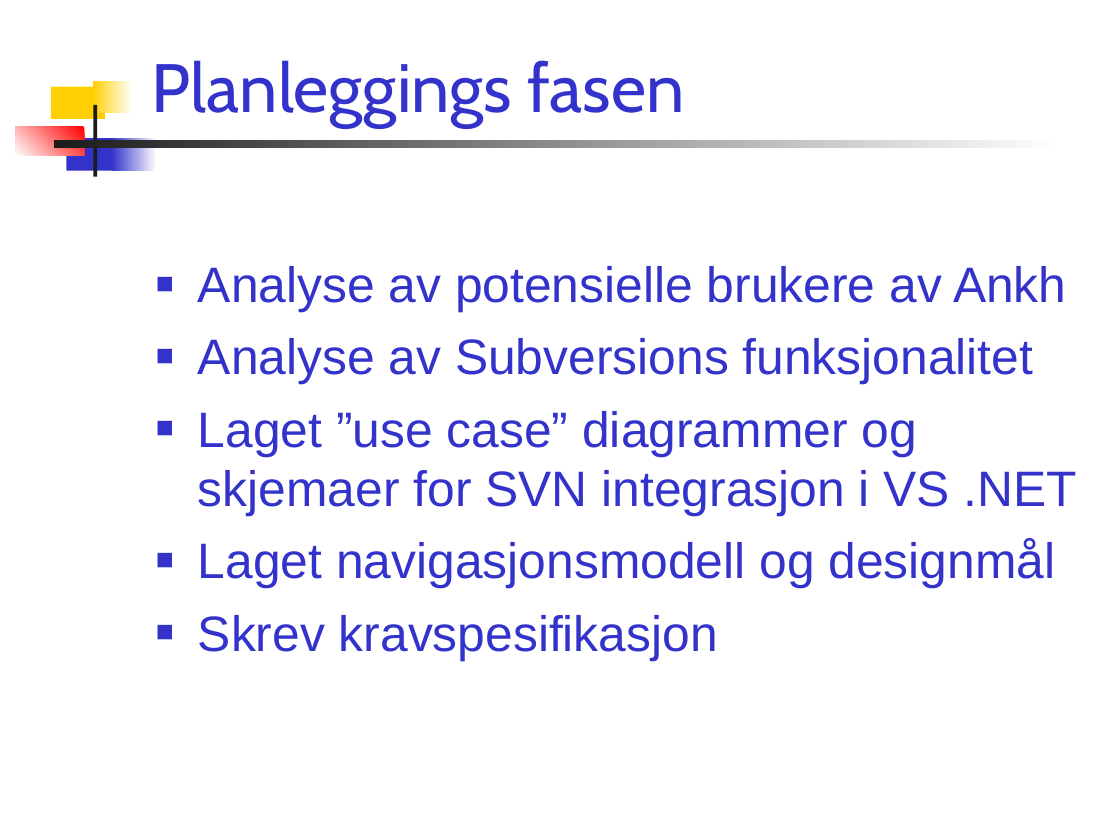
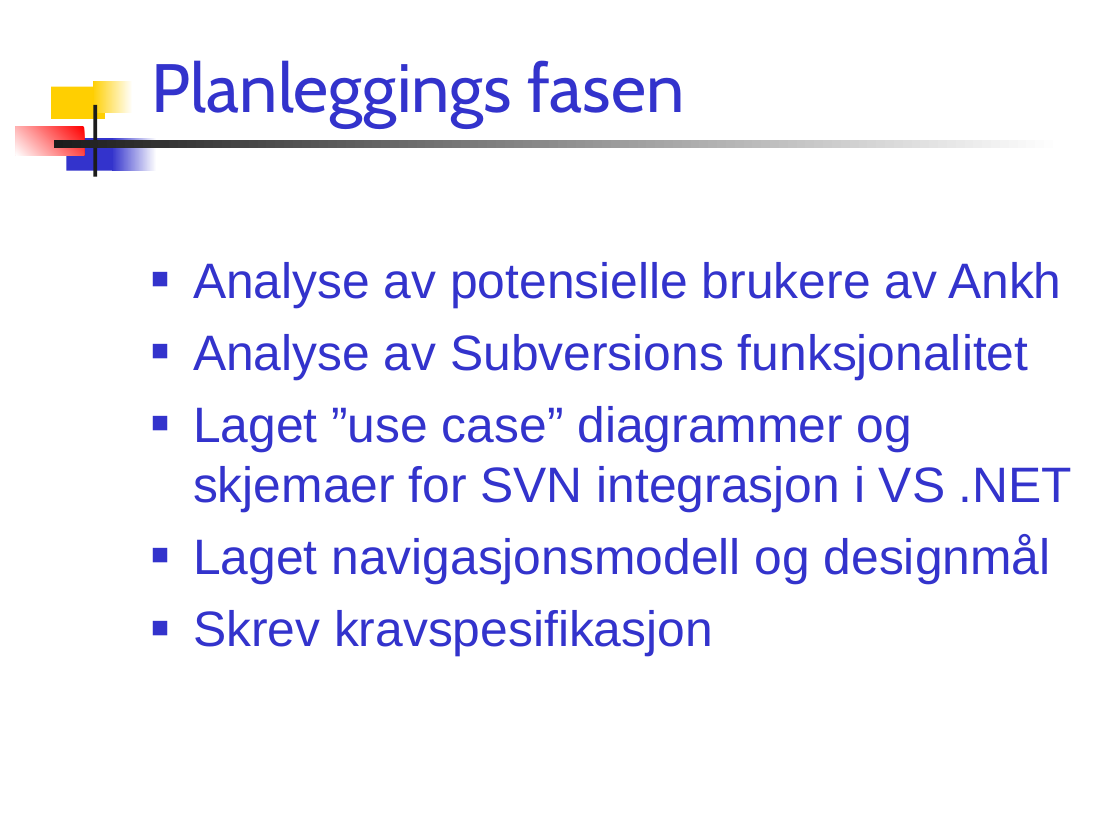
Before and after one commit to PhilJollans/AnkhSVN2019, a slide deck: slide 17 of doc/powerpoint/Subversion_addin_for_VS.NET.ppt (slide 16 before the commit). Drawn at 1120x840 pixels with LibreOffice and Linux fonts; fonts in the diff are those of the drawing. Boxes give left, top, right and bottom in pixels: in the first picture for what was removed or moved away, otherwise in the second. Text is boxed around its words. In the diff, an @@ line names an element or a change of style, - is before the commit and + after.

```diff
--- a/doc/powerpoint/Subversion_addin_for_VS.NET.ppt
+++ b/doc/powerpoint/Subversion_addin_for_VS.NET.ppt
@@ text "Analyse av potensielle brukere av ...": place and size @@
-text "Analyse av potensielle brukere av ..." at (198, 266, 1077, 661)
+text "Analyse av potensielle brukere av ..." at (193, 262, 1072, 657)
```
Also in this commit, not shown: 17 other slides changed, 1 slide added.
